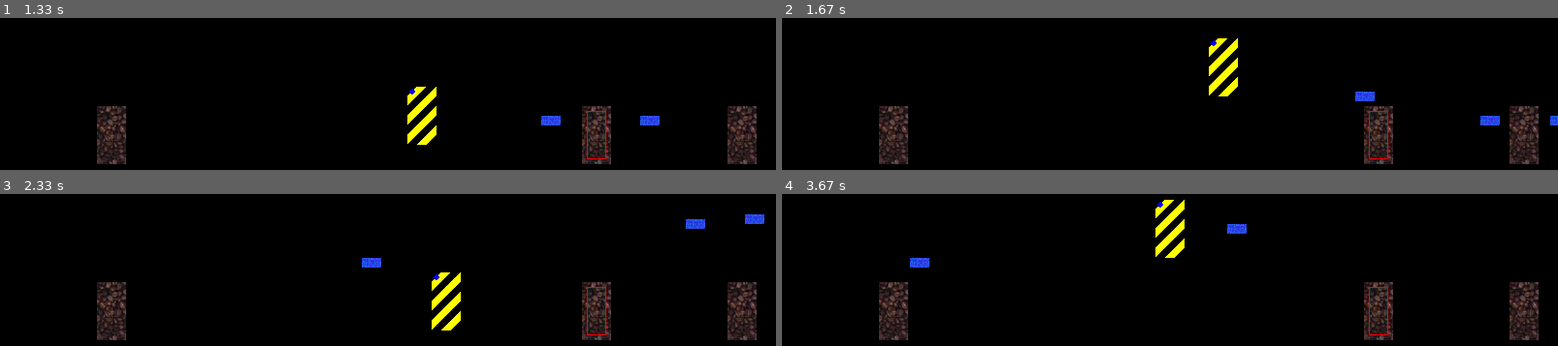
Above: before the commit, frames 1-4 (two rows, left to right).
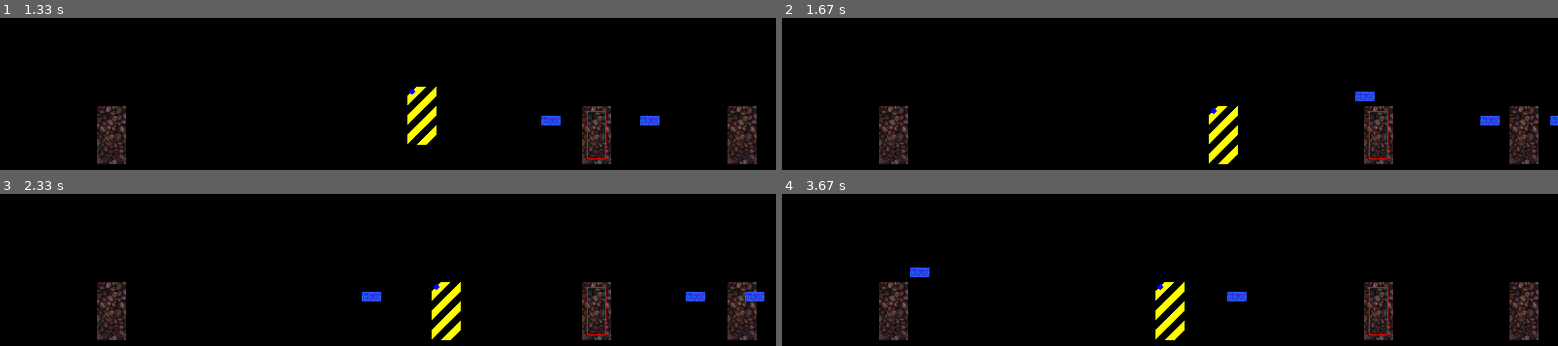
Above: after the commit, the same moments.

Repository: drincast/entrenopython
Game: pygame game, started from testpygame/testSimplePlatform.py
Same seed, same stepped clock (60 frames per second), same inputs: the game is played once before the commit and once after it.
Inputs:
- Up to frame 1 (1.33 s): tap Space at 0.33, 0.73, 1.03, 1.23 s; hold Right 0.67-1.13 s; hold Up from 1.17 s (still down)
- Up to frame 2 (1.67 s): release Up at 1.47 s; hold Right from 1.5 s (still down); tap Space at 1.57 s
- Up to frame 3 (2.33 s): tap Space at 1.87, 2.07 s; release Right at 1.97 s; hold Left from 2 s (still down)
- Up to frame 4 (3.67 s): tap Space at 2.37, 2.63, 2.93, 3.07, 3.47 s; release Left at 2.53 s; hold Left 2.57-2.97 s; hold Up 3-3.37 s; hold Right from 3.4 s (still down)

Frame 1 is identical in both runs. In frame 2, 1.4% of the frame differs, in the area x 55-59%, y 13-97%; in frame 3, 2.4%, in the area x 46-99%, y 13-97%; in frame 4, 2.1%.

Commit message:
Se inicia modificación del sistema de salto

Diff:
--- a/testpygame/initThingGame.py
+++ b/testpygame/initThingGame.py
@@ -3,10 +3,9 @@
 #constants
 INI_POST_Y = config.screenHeight-120
 
-def initThingCanJump(thing, limitJump):
+def initThingCanJump(thing, value):
     thing.isJump = False
-    thing.limitJump = limitJump
-    thing.posInitJump = thing.postY + thing.height
+    thing.jumpValue = value
 
 def initThingPlayer(player):
     player.changeX = player.postX
--- a/testpygame/testSimplePlatform.py
+++ b/testpygame/testSimplePlatform.py
@@ -26,7 +26,7 @@
 # player.image = pygame.image.load(os.path.join(config.PATH_RES_IMG, 'test', 'object1.png'))
 player.initThingBasic(config.screenWidth/2 - 50, config.screenHeight-120, 60, 30, 'object1.png', 5)
 initTG.initThingPlayer(player)
-initTG.initThingCanJump(player, player.height + 30)
+initTG.initThingCanJump(player, 30)
 # player.SetRectCollider(5, 20, 50)
 player.SetRectCollider(20, 50, 5)
 
@@ -100,6 +100,8 @@
     elif eventType == pygame.K_UP:
         player.isJump = True
         player.directionY = -1
+        player.posInitJump = player.changeY + player.height
+        player.limitJump = player.posInitJump - player.jumpValue
     elif eventType == pygame.K_SPACE:
         if(not player.isShooting):
             player.isShooting = True
@@ -122,8 +124,11 @@
         player.directionX = -1
         player.isMoving = True
     elif pressed[pygame.K_UP]:
-        player.isJump = True
-        player.directionY = -1
+        if player.isJump == False:
+            player.isJump = True
+            player.directionY = -1
+            player.posInitJump = player.changeY + player.height
+            player.limitJump = player.posInitJump - player.jumpValue
     elif pressed[pygame.K_SPACE]:
         if(not player.isShooting):
             player.isShooting = True
@@ -165,6 +170,7 @@
     if(resCollision[0][0] and resCollision[0][1]):
         player.changeY = surface1.postY - player.height - 1
         player.iniPostY = player.changeY
+        # player.posInitJump = player.changeY + player.height
     elif(resCollision[0][0] and not resCollision[0][1]):
         if(resCollision[1][0]):
             player.changeX = surface1.postX - surface1.width - 1
@@ -189,16 +195,25 @@
         # if player.changeY <= ((initTG.INI_POST_Y - player.limitJump) + 10):
         # print("player.changeY", player.changeY, "player.limitJump", player.limitJump, "player.posInitJump", player.posInitJump,
         #      (player.posInitJump - player.limitJump))
-        if((player.changeY + player.height) <= (player.posInitJump - player.limitJump)): # + 10):
+        # if((player.changeY + player.height) <= (player.posInitJump - player.limitJump)): # + 10):
+        #     player.directionY = 1
+        # elif (player.changeY + player.height) >= player.posInitJump: #initTG.INI_POST_Y:
+        #     player.changeY = player.posInitJump - player.height #initTG.INI_POST_Y
+        #     player.isJump = False
+        #     player.directionY = -1
+        if ((player.changeY + player.height) <= player.limitJump):
             player.directionY = 1
-        elif (player.changeY + player.height) >= player.posInitJump: #initTG.INI_POST_Y:
-            player.changeY = player.posInitJump - player.height #initTG.INI_POST_Y
+        # elif (player.changeY + player.height) >= player.limitJump:
+        #     player.changeY = player.posInitJump - player.height #initTG.INI_POST_Y
+        #     player.directionY = -1
+        #     print("uno", player.posInitJump, player.limitJump, (player.changeY + player.height))
+        elif (player.changeY + player.height) >= player.posInitJump:
             player.isJump = False
-            player.directionY = -1
+            player.changeY = player.posInitJump - player.height
+            print("dos", player.posInitJump, player.limitJump, (player.changeY + player.height))
+
 
     CollisionSurfaceSquare(collider.ColliderSurfaceForUp(surface1, player), surface1)
-
-
 
         # print('collision with surface', player.postX, player.changeX)
 
